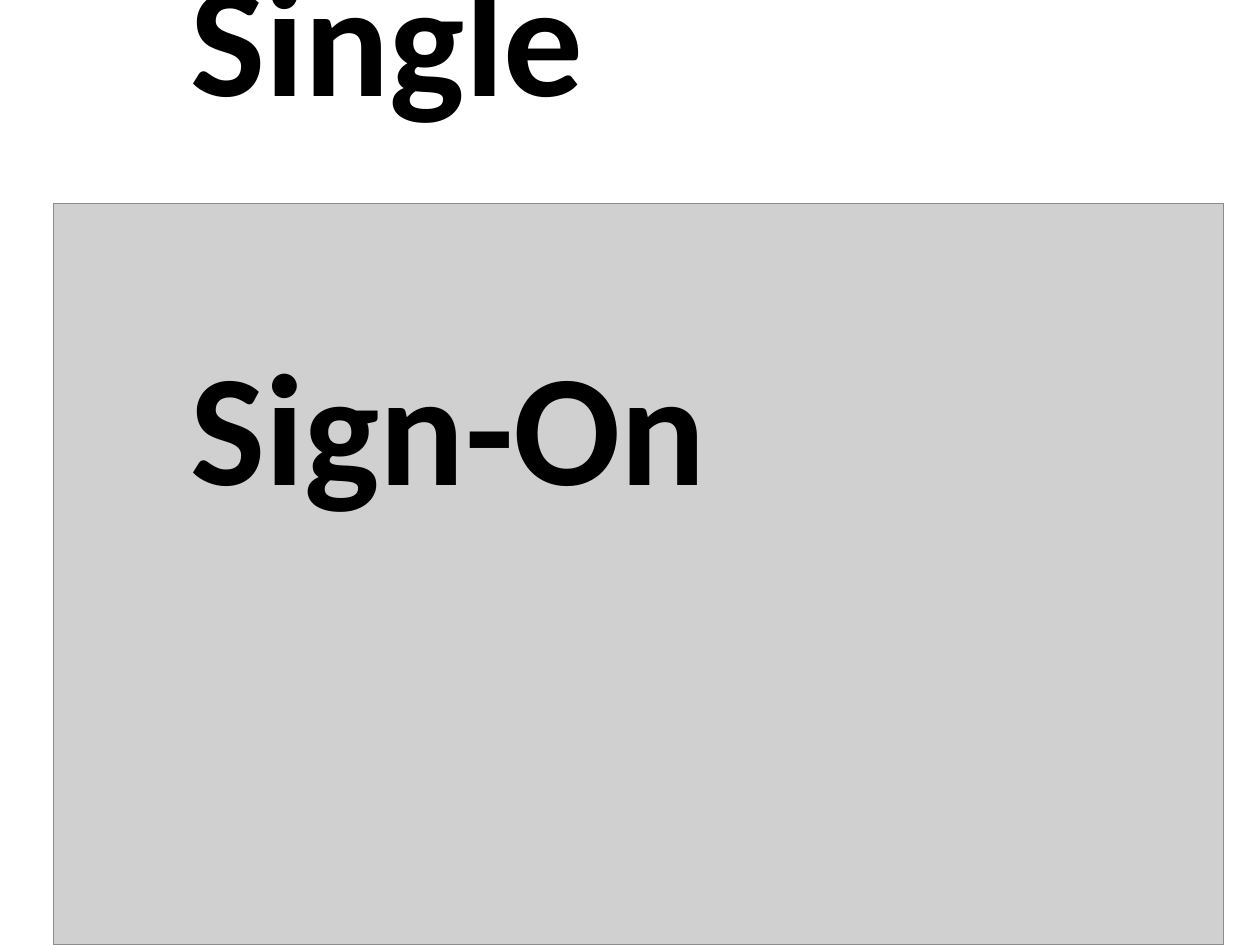
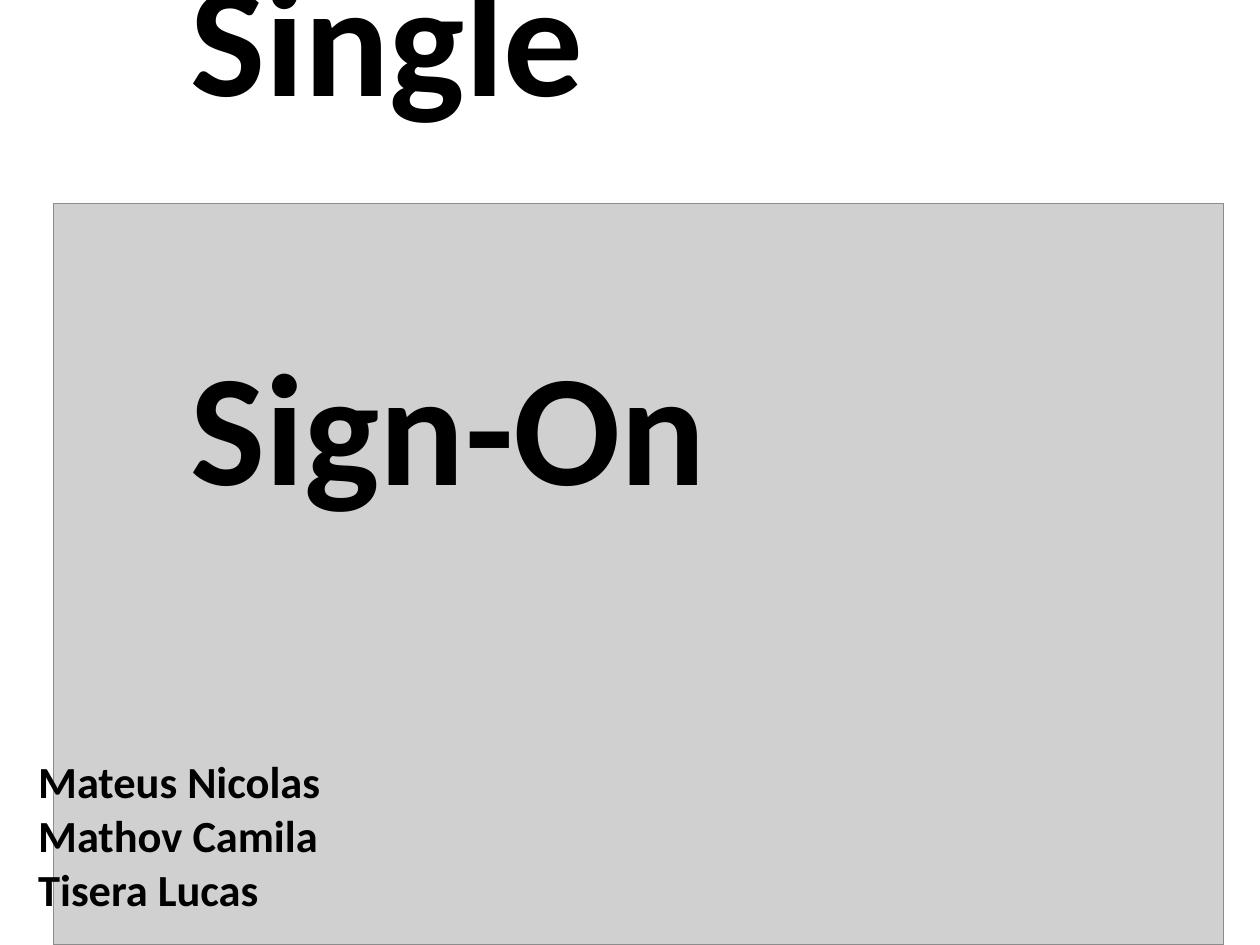
Before and after one commit to ltisera/MazeRedes, a slide deck: slide 1 of SSO.ppt. Drawn at 1260x945 pixels with LibreOffice and Linux fonts; fonts in the diff are those of the drawing; grey boxes stand for pictures. Boxes give left, top, right and bottom in pixels: in the first picture for what was removed or moved away, otherwise in the second. Text is boxed around its words. In the diff, an @@ line names an element or a change of style, - is before the commit and + after.

```diff
--- a/SSO.ppt
+++ b/SSO.ppt
@@ text added at [38,761,320,918], 28 pt, text #000000, bold @@
+Mateus Nicolas
+Mathov Camila
+Tisera Lucas
```
Also in this commit, not shown: 7 slides added, 2 other files.
